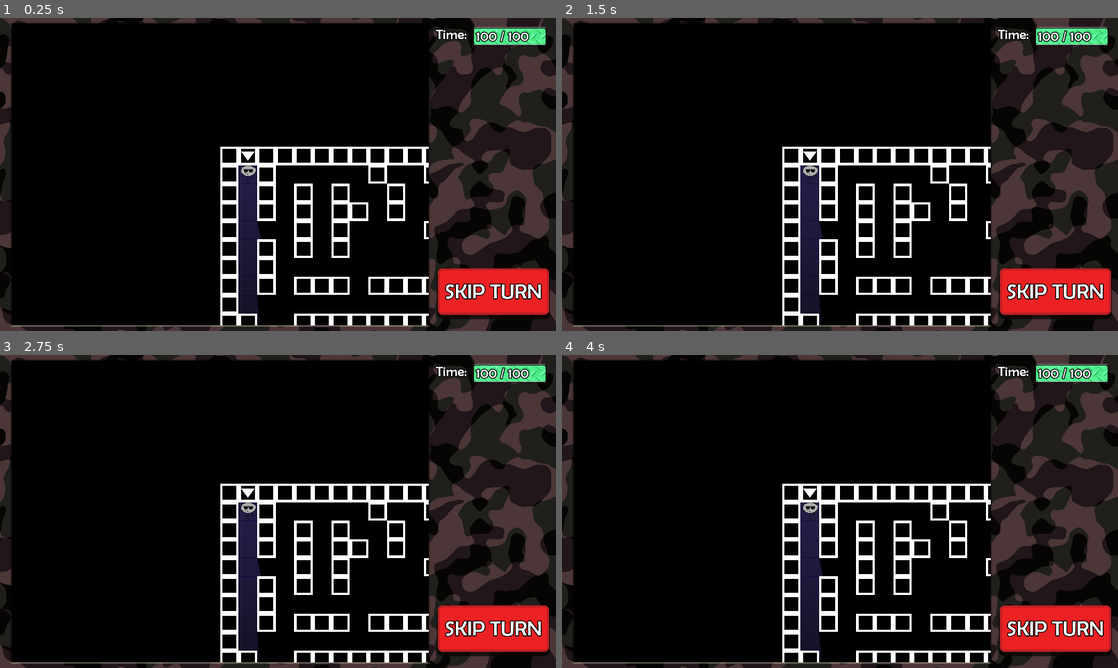
Above: before the commit, frames 1-4 (two rows, left to right).
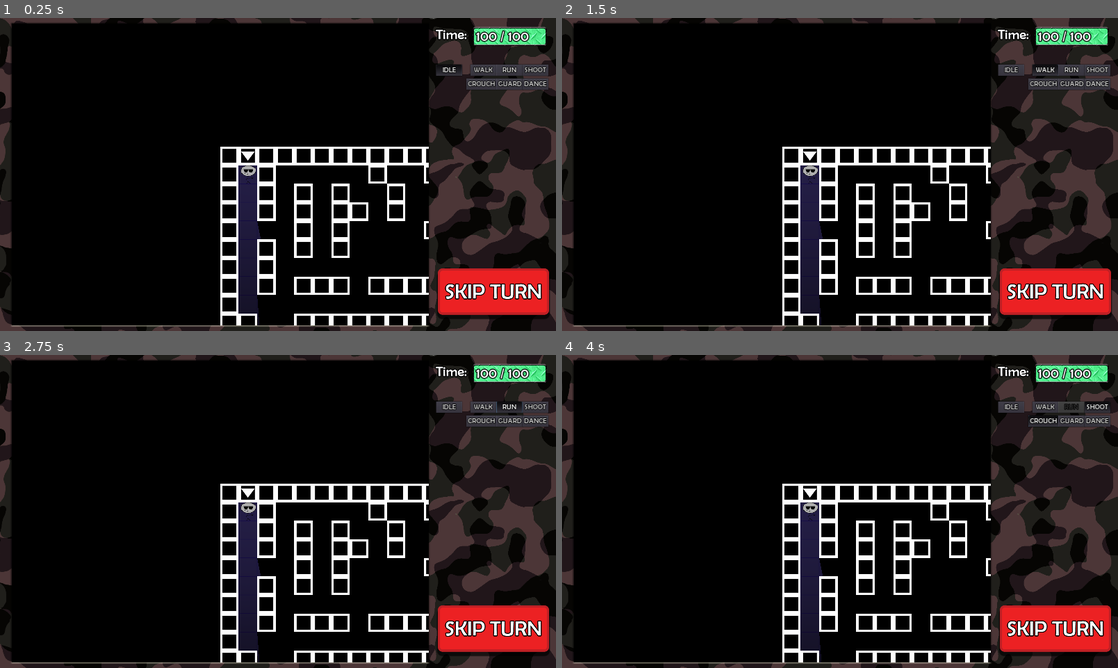
Above: after the commit, the same moments.

Repository: PickledCow/Y-NET
Game: Godot game, scene res://Main.tscn
Two runs of this game, one before a commit and one after it. Both use one fixed random seed, a clock stepped at 60 frames per second and the inputs below.
Inputs (mouse positions are in pixels of both pictures, inside the frame that each line leads up to):
- Up to frame 1 (0.25 s): no input
- Up to frame 2 (1.5 s): click (1012, 71) at 0.5 s, where only the run after the commit has a clickable "IDLE"; click (1045, 71) at 1.25 s, where only the run after the commit has a clickable "WALK"
- Up to frame 3 (2.75 s): click (511, 408) at 2 s, where only the run after the commit has a clickable "RUN"
- Up to frame 4 (4 s): click (1095, 408) at 2.75 s, where only the run after the commit has a clickable "SHOOT"; click (1045, 420) at 3.5 s, where only the run after the commit has a clickable "CROUCH"

The runs differ from the first frame. In frame 1, 0.8% of the frame differs, in the area x 78-99%, y 14-24%; in frame 2, 0.8%; in frame 3, 0.8%; in frame 4, 0.8%.

Commit message:
Advanced UI start
Now has buttons on the side.

Diff:
--- a/Main.tscn
+++ b/Main.tscn
@@ -49,6 +49,16 @@
 use_filter = true
 font_data = ExtResource( 10 )
 
+[sub_resource type="DynamicFont" id=5]
+size = 24
+outline_size = 2
+outline_color = Color( 0, 0, 0, 1 )
+use_mipmaps = true
+use_filter = true
+font_data = ExtResource( 10 )
+
+[sub_resource type="ButtonGroup" id=6]
+
 [node name="main" type="Node2D"]
 script = ExtResource( 1 )
 __meta__ = {
@@ -80,15 +90,6 @@
 
 [node name="2" parent="Players" instance=ExtResource( 3 )]
 position = Vector2( 1248, 160 )
-
-[node name="3" parent="Players" instance=ExtResource( 3 )]
-position = Vector2( 800, 992 )
-
-[node name="4" parent="Players" instance=ExtResource( 3 )]
-position = Vector2( 1120, 800 )
-
-[node name="5" parent="Players" instance=ExtResource( 3 )]
-position = Vector2( 1184, 928 )
 
 [node name="Enemies" type="Node2D" parent="."]
 light_mask = 0
@@ -158,4 +159,118 @@
 __meta__ = {
 "_edit_use_anchors_": false
 }
+
+[node name="Idle" type="Button" parent="HUD"]
+light_mask = 0
+margin_left = 1506.0
+margin_top = 160.0
+margin_right = 1596.0
+margin_bottom = 200.0
+hint_tooltip = "Clicking on a tile does not perform any action.  "
+custom_fonts/font = SubResource( 5 )
+toggle_mode = true
+pressed = true
+group = SubResource( 6 )
+text = "IDLE"
+__meta__ = {
+"_edit_use_anchors_": false
+}
+
+[node name="Walk" type="Button" parent="HUD"]
+light_mask = 0
+margin_left = 1624.0
+margin_top = 160.0
+margin_right = 1714.0
+margin_bottom = 200.0
+rect_pivot_offset = Vector2( -192, -64 )
+hint_tooltip = "Click on a tile to walk.  Slower than running but more quiet."
+custom_fonts/font = SubResource( 5 )
+toggle_mode = true
+group = SubResource( 6 )
+text = "WALK"
+__meta__ = {
+"_edit_use_anchors_": false
+}
+
+[node name="Run" type="Button" parent="HUD"]
+light_mask = 0
+margin_left = 1714.0
+margin_top = 160.0
+margin_right = 1804.0
+margin_bottom = 200.0
+rect_pivot_offset = Vector2( -192, -64 )
+hint_tooltip = "Click on a tile to run.  Faster than walking but very loud."
+custom_fonts/font = SubResource( 5 )
+toggle_mode = true
+group = SubResource( 6 )
+text = "RUN"
+__meta__ = {
+"_edit_use_anchors_": false
+}
+
+[node name="Shoot" type="Button" parent="HUD"]
+light_mask = 0
+margin_left = 1804.0
+margin_top = 160.0
+margin_right = 1894.0
+margin_bottom = 200.0
+rect_pivot_offset = Vector2( -192, -64 )
+custom_fonts/font = SubResource( 5 )
+toggle_mode = true
+group = SubResource( 6 )
+text = "SHOOT"
+__meta__ = {
+"_edit_use_anchors_": false
+}
+
+[node name="Crouch" type="Button" parent="HUD"]
+light_mask = 0
+margin_left = 1610.0
+margin_top = 208.0
+margin_right = 1714.0
+margin_bottom = 248.0
+rect_pivot_offset = Vector2( -192, -64 )
+hint_tooltip = "Enable crouching. Allows you to hide behind low walls.  Shooting is more accurate.   Walking is slower but silent.  "
+custom_fonts/font = SubResource( 5 )
+toggle_mode = true
+text = "CROUCH"
+__meta__ = {
+"_edit_use_anchors_": false
+}
+
+[node name="Guard" type="Button" parent="HUD"]
+light_mask = 0
+margin_left = 1714.0
+margin_top = 208.0
+margin_right = 1804.0
+margin_bottom = 248.0
+rect_pivot_offset = Vector2( -192, -64 )
+hint_tooltip = "Uses full turn.
+Player does not shoot immediately, but only if an enemy enters their field of view until their next turn."
+custom_fonts/font = SubResource( 5 )
+toggle_mode = true
+text = "GUARD"
+__meta__ = {
+"_edit_use_anchors_": false
+}
+
+[node name="Shoot2" type="Button" parent="HUD"]
+light_mask = 0
+margin_left = 1804.0
+margin_top = 208.0
+margin_right = 1894.0
+margin_bottom = 248.0
+rect_pivot_offset = Vector2( -192, -64 )
+custom_fonts/font = SubResource( 5 )
+toggle_mode = true
+text = "DANCE"
+__meta__ = {
+"_edit_use_anchors_": false
+}
 [connection signal="pressed" from="HUD/SkipTurnButton" to="." method="skip_turn_pressed"]
+[connection signal="pressed" from="HUD/Idle" to="." method="idle_pressed"]
+[connection signal="pressed" from="HUD/Walk" to="." method="walk_pressed"]
+[connection signal="pressed" from="HUD/Run" to="." method="run_pressed"]
+[connection signal="pressed" from="HUD/Shoot" to="." method="shoot_pressed"]
+[connection signal="toggled" from="HUD/Crouch" to="HUD" method="crouch_pressed"]
+[connection signal="toggled" from="HUD/Crouch" to="." method="crouch_pressed"]
--- a/objects/Enemies/TestAdvEnemy.gd
+++ b/objects/Enemies/TestAdvEnemy.gd
@@ -1,7 +1,7 @@
 extends "res://scripts/BasicEnemy.gd"
 
 func _ready():
-	walk_time = 1
+	walk_time = 10
 
 func choose_move(root):
 	var valid_spot = false
--- a/project.godot
+++ b/project.godot
@@ -31,6 +31,10 @@
 window/size/test_height=720
 window/stretch/mode="2d"
 window/stretch/aspect="keep"
+
+[gui]
+
+timers/tooltip_delay_sec=0.0
 
 [input]
 
--- a/scripts/BasicEnemy.gd
+++ b/scripts/BasicEnemy.gd
@@ -2,14 +2,20 @@
 
 var knocked_out = false
 var dead = false
+var crouching = false
 
 var health = 5
 
 var shoot_range = 20
+
+var crawl_time = 16
 var walk_time = 10
+var run_time = 5
 
 # Dummy AI
 # If you submit an invalid move, the enemy will skip their turn
+# While we will check your movement path, we will trust that you won't try to pull any other tricks
+# You could probably get away with secretely crouching but please don't as it may break the game / your AI
 # Useful variables:
 # maxX, maxY: size of world, 0 and maxX/maxY on the board will basically always be a wall
 
@@ -27,7 +33,7 @@
 			distance = randi() % (root.current_turn_time / walk_time - 1) + 1
 		var x = ((randi()%2)*2-1) * (randi() % distance)
 		var y = ((randi()%2)*2-1) * (distance - abs(x))
-		var path = root.astar.get_point_path(pos.y * (root.maxX + 1) + pos.x, (pos.y + y) * (root.maxX + 1) + (pos.x + x))
+		var path = root.get_AStar_path(pos, Vector2(x,y))
 		if len(path) >= 2 && len(path) <= root.current_turn_time / walk_time + 1 && root.is_tile_free(pos.x + x, pos.y + y):
 			return [CONSTS.ENEMY_ACTION.WALK, path, false]
 	root.create_bubble_text("[center][shake rate=25 level=30]I'm lost :(", position, false)
--- a/scripts/Camera.gd
+++ b/scripts/Camera.gd
@@ -21,10 +21,10 @@
 
 		position += move * 1000 * delta * sqrt(zoom.x)
 
-		if Input.is_action_just_pressed("cameraDrag"):
+		if Input.is_action_just_pressed("cameraDrag") || (get_parent().player_action == CONSTS.ACTION.IDLE && Input.is_action_just_pressed("click")):
 			mouse_last_position = get_viewport().get_mouse_position()
 
-		if Input.is_action_pressed("cameraDrag"):
+		if Input.is_action_pressed("cameraDrag") || (get_parent().player_action == CONSTS.ACTION.IDLE && Input.is_action_pressed("click")):
 			position += (mouse_last_position - get_viewport().get_mouse_position()) * zoom.x
 			mouse_last_position = get_viewport().get_mouse_position()
 
@@ -32,8 +32,9 @@
 
 	if !target_reached:
 		position = position.linear_interpolate(target_actor.position, exp(-88 * delta))
-
-		if position.distance_squared_to(target_actor.position) < 100:
+		if target_set:
+			target_set = false
+		elif position.distance_squared_to(target_actor.position) < 100:
 			position = target_actor.position
 			target_reached = true
 			free_move = true
@@ -62,7 +63,10 @@
 				offset *= multiplier
 
 
+var target_set = false
+
 func set_target(target):
+	target_set = true
 	target_actor = target
 	target_reached = false
 	self.position += offset
--- a/scripts/Constants.gd
+++ b/scripts/Constants.gd
@@ -3,6 +3,6 @@
 # Constraints of the cursor effectiveness
 const CURSOR_RANGE = Rect2(40 + 5, 20 + 2.5, 1440 - 10, 1060 - 5)
 
-enum ACTION {IDLE, WALKING, SHOOTING}
+enum ACTION {IDLE, WALKING, RUNNING, SHOOTING}
 
-enum ENEMY_ACTION {WALK, RUN, SHOOT, CROUCH}
+enum ENEMY_ACTION {WALK, RUN, SHOOT, CROUCH, UNCROUCH}
--- a/scripts/HUD.gd
+++ b/scripts/HUD.gd
@@ -2,6 +2,14 @@
 
 onready var time_bar = get_node("TimeBar")
 onready var time_text = get_node("TimeText")
+
+onready var idle = get_node("Idle")
+onready var walk = get_node("Walk")
+onready var run = get_node("Run")
+onready var shoot = get_node("Shoot")
+onready var crouch = get_node("Crouch")
+onready var guard = get_node("Guard")
+
 
 onready var skip_button = get_node("SkipTurnButton")
 
@@ -13,6 +21,30 @@
 
 func disable_UI():
 	skip_button.disabled = true
+	idle.disabled = true
+	walk.disabled = true
+	run.disabled = true
+	shoot.disabled = true
+	crouch.disabled = true
+	guard.disabled = true
 
 func enable_UI():
 	skip_button.disabled = false
+	idle.disabled = false
+	walk.disabled = false
+	run.disabled = crouch.pressed
+	shoot.disabled = false
+	crouch.disabled = false
+	guard.disabled = false
+
+func reset_UI():
+	enable_UI()
+	idle.pressed = true
+	crouch.pressed = get_parent().players[get_parent().current_player].crouching
+	guard.pressed = false
+
+
+func crouch_pressed(button_pressed):
+	if run.pressed && button_pressed:
+		walk.pressed = true
+	run.disabled = button_pressed
--- a/scripts/Player.gd
+++ b/scripts/Player.gd
@@ -2,8 +2,13 @@
 
 var knocked_out = false
 var dead = false
+var crouching = false
 
 var health = 5
 
 var shoot_range = 20
-var walk_time = 5
+
+
+var crawl_time = 16
+var walk_time = 10
+var run_time = 6
--- a/scripts/main.gd
+++ b/scripts/main.gd
@@ -129,6 +129,9 @@
 			break
 	return valid
 
+# Same as get_point_path but uses Vector2 instead
+func get_AStar_path(from, to):
+	return astar.get_point_path(from.y * (maxX + 1) + from.x, to.y * (maxX + 1) + to.x)
 
 # ---------------------------Object Spawning Functions------------------------ #
 
@@ -150,11 +153,14 @@
 
 var action = CONSTS.ACTION.IDLE # Current action being performed, refer to enums in Constants above
 
+var crouching = false
+
 var turn_end = false # If the player or enemy has declared that they have made their final move
 var is_player_turn = true
 var all_players_dead = false
 var all_enemies_dead = false
 
+var player_action = CONSTS.ACTION.IDLE # CHosed player action
 
 # Main loop
 func _physics_process(delta):
@@ -163,11 +169,15 @@
 			match action:
 				CONSTS.ACTION.WALKING:
 					move_actor(players[current_player])
+				CONSTS.ACTION.RUNNING:
+					move_actor(players[current_player])
 		elif !is_player_turn:
 			match action:
 				CONSTS.ACTION.IDLE:
 					current_enemy_move()
 				CONSTS.ACTION.WALKING:
+					move_actor(enemies[current_enemy])
+				CONSTS.ACTION.RUNNING:
 					move_actor(enemies[current_enemy])
 
 # Player input
@@ -177,7 +187,18 @@
 		if event is InputEventMouseButton and event.pressed:
 			match event.button_index:
 				BUTTON_LEFT:
-					choose_dest_current_player()
+					match player_action:
+						CONSTS.ACTION.WALKING:
+							if crouching:
+								walk_time = players[current_player].crawl_time
+							else:
+								walk_time = players[current_player].walk_time
+							choose_dest_current_player()
+
+						CONSTS.ACTION.RUNNING:
+							walk_time = players[current_player].run_time
+							choose_dest_current_player()
+
 
 func choose_dest_current_player():
 	var valid = true
@@ -213,7 +234,7 @@
 	if len(newpath) < 2:
 		valid = false
 
-	if (len(newpath)-1) * player.walk_time > current_turn_time:
+	if (len(newpath)-1) * walk_time > current_turn_time:
 		too_far = true
 
 	if mouse.x < 0 || mouse.x > maxX:
@@ -222,12 +243,12 @@
 	if valid && !too_far && !occupied:
 		cursor.valid_tile()
 		path = newpath
-		action = CONSTS.ACTION.WALKING
-		current_turn_time -= (len(newpath)-1) * player.walk_time
+		action = player_action
+		current_turn_time -= (len(newpath)-1) * walk_time
 		HUD_node.update_time_bar(current_turn_time, max_turn_time)
 		start_move(players[current_player])
 	else:
-		cursor.invalid_tile(len(newpath)-1, current_turn_time / player.walk_time, !valid, occupied, too_far)
+		cursor.invalid_tile(len(newpath)-1, current_turn_time / walk_time, !valid, occupied, too_far)
 
 func shoot_current_player():
 	if Input.is_action_just_pressed("shoot"):
@@ -250,6 +271,8 @@
 
 var t = 0 # Timer walking between the tiles (micro scope) [0 <= t <= 1]
 var u = 0 # Timer walking through the tiles (macro scope) [0 <= u]
+
+var walk_time = 10
 
 func start_move(actor):
 	t = 0
@@ -261,11 +284,12 @@
 
 func move_actor(actor):
 	actor.position = (path[u] * 64).linear_interpolate(path[u+1] * 64 , t) + Vector2(32,32)
-	t += 0.1
+	t += 1.0 / walk_time
 	if t >= 1:
 		t -= 1;
 		u += 1
 		if u == len(path) - 1:
+			actor.position = path[u] * 64 + Vector2(32,32)
 			end_turn()
 
 func end_turn():
@@ -290,6 +314,8 @@
 			arrow_cursor.hide()
 			HUD_node.disable_UI()
 
+			crouching = enemies[current_enemy].crouching
+
 		else:
 
 			var starting_player = current_player
@@ -302,6 +328,7 @@
 					break
 
 			camera.set_target(players[current_player])
+			crouching = players[current_player].crouching
 
 		is_player_turn = !is_player_turn
 		current_turn_time = max_turn_time
@@ -311,7 +338,8 @@
 		cursor.enable_cursor()
 		arrow_cursor.set_target(players[current_player])
 		arrow_cursor.show()
-		HUD_node.enable_UI()
+		HUD_node.reset_UI()
+		player_action = CONSTS.ACTION.IDLE
 		HUD_node.update_time_bar(current_turn_time, max_turn_time)
 
 func current_enemy_move():
@@ -323,12 +351,18 @@
 	match move[0]:
 		CONSTS.ENEMY_ACTION.WALK:
 			if is_path_valid(move[1], enemies[current_enemy].walk_time):
+				walk_time = enemies[current_enemy].walk_time
 				valid_move = true
 				path = move[1]
 				current_turn_time -= enemies[current_enemy].walk_time * (len(path) - 1)
 				action = CONSTS.ACTION.WALKING
 				start_move(enemies[current_enemy])
-
+		CONSTS.ENEMY_ACTION.CROUCH:
+			valid_move = true
+			crouching = true
+		CONSTS.ENEMY_ACTION.UNCROUCH:
+			valid_move = true
+			crouching = false
 
 	if !valid_move:
 		turn_end = true
@@ -340,3 +374,21 @@
 	if is_player_turn && action == CONSTS.ACTION.IDLE:
 		turn_end = true
 		end_turn()
+
+func idle_pressed():
+	player_action = CONSTS.ACTION.IDLE
+
+func walk_pressed():
+	player_action = CONSTS.ACTION.WALKING
+
+func run_pressed():
+	player_action = CONSTS.ACTION.RUNNING
+
+func shoot_pressed():
+	player_action = CONSTS.ACTION.SHOOTING
+
+func crouch_pressed(button_pressed):
+	crouching = button_pressed
+	players[current_player].crouching = crouching
+	if crouching && player_action == CONSTS.ACTION.RUNNING:
+		player_action = CONSTS.ACTION.WALKING
Not shown: 1 places in Main.tscn that only renumber resources
